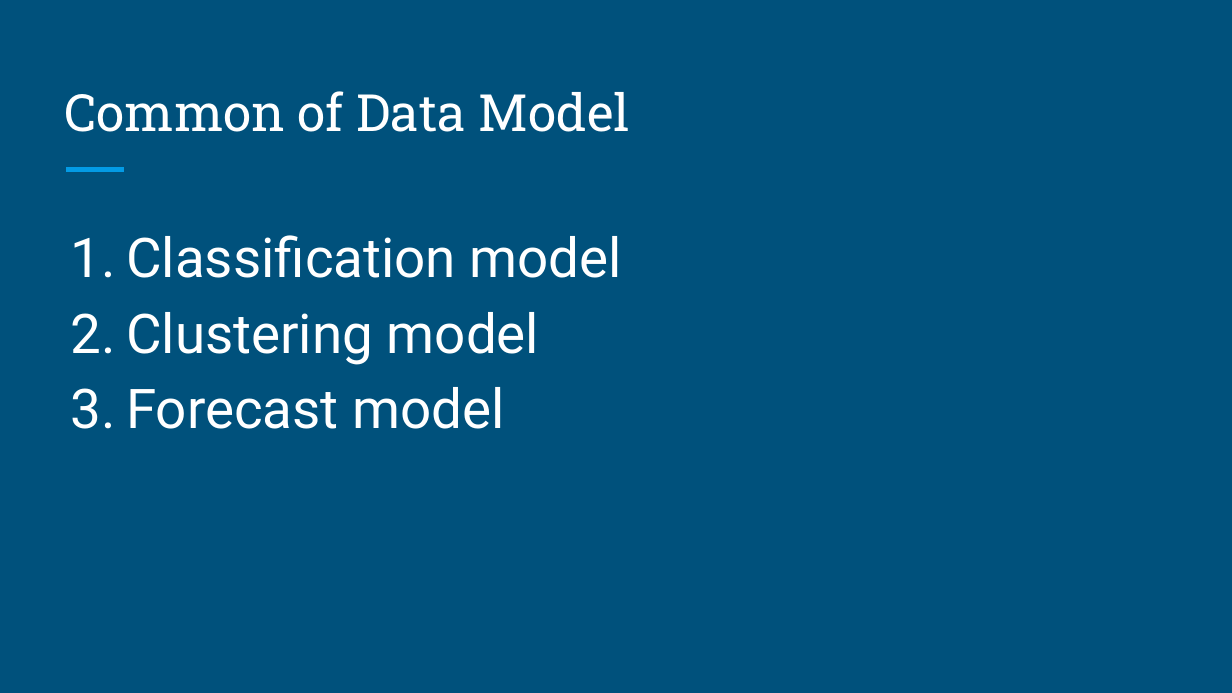
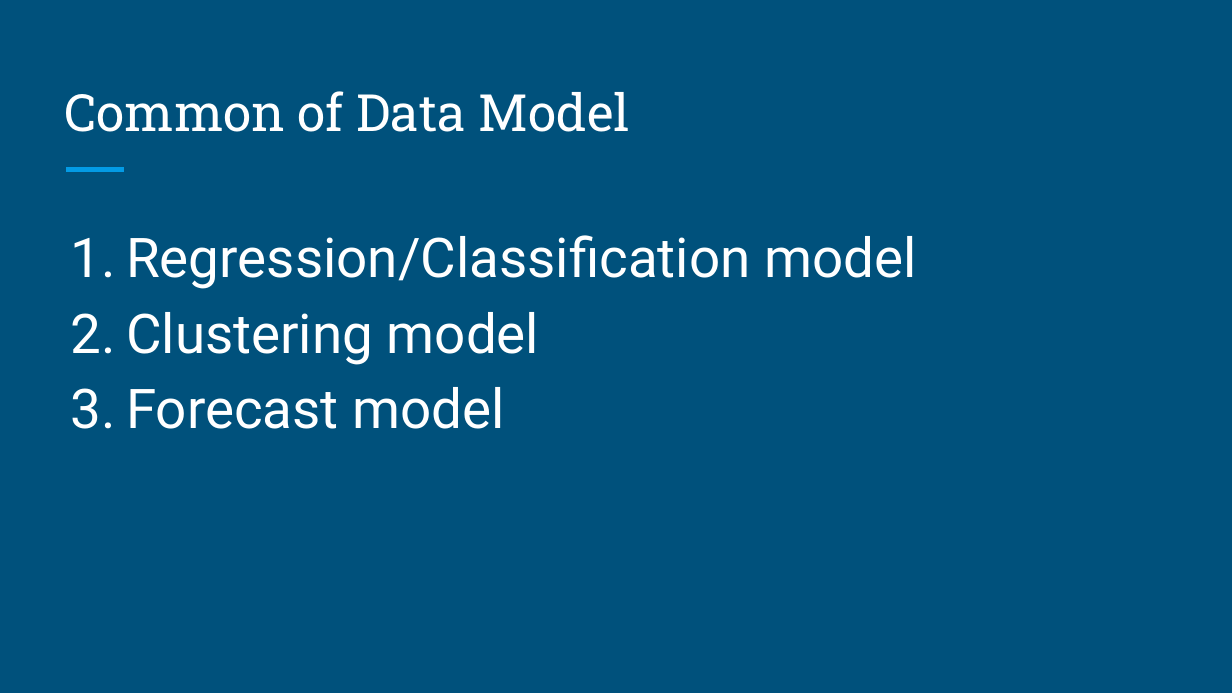
Before and after one commit to brandonyph/APB-Workshop-DataAnalyticsEssentials, a slide deck: slide 6 of Week7-Model-Basics-Building/Week 7-Model Basics and Building.pptx. Drawn at 1232x693 pixels with LibreOffice and Linux fonts; fonts in the diff are those of the drawing. Boxes give left, top, right and bottom in pixels: in the first picture for what was removed or moved away, otherwise in the second. Text is boxed around its words. In the diff, an @@ line names an element or a change of style, - is before the commit and + after.

```diff
--- a/Week7-Model-Basics-Building/Week 7-Model Basics and Building.pptx
+++ b/Week7-Model-Basics-Building/Week 7-Model Basics and Building.pptx
@@ text at [126,235,917,289]: text changed @@
-1. Classification model
+1. Regression/Classification model
```
Also in this commit, not shown: 3 other slides changed, 10 other files.
